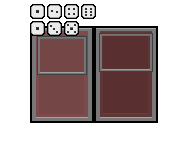
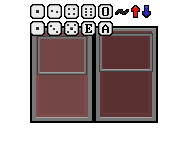
Two versions of the same layered image (181px x 144px). Layer-by-layer changes:
added layer "down" above "up" over box(131, 5, 140, 18)
added layer "up" above "range" over box(142, 5, 151, 18)
added layer "range" above "diceEven" over box(115, 9, 129, 15)
added layer "diceEven" above "diceOdd" over box(81, 21, 96, 36)
added layer "diceOdd" above "diceAll" over box(98, 4, 113, 19)
added layer "diceAll" above "dice1" over box(98, 21, 113, 36)
